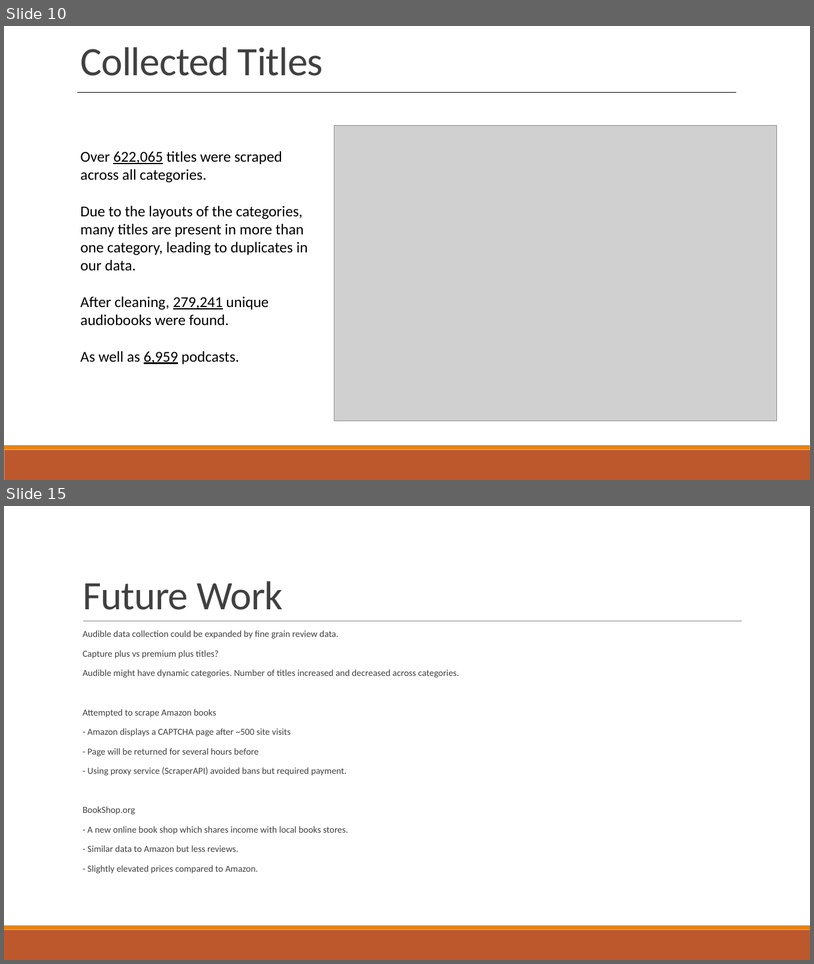
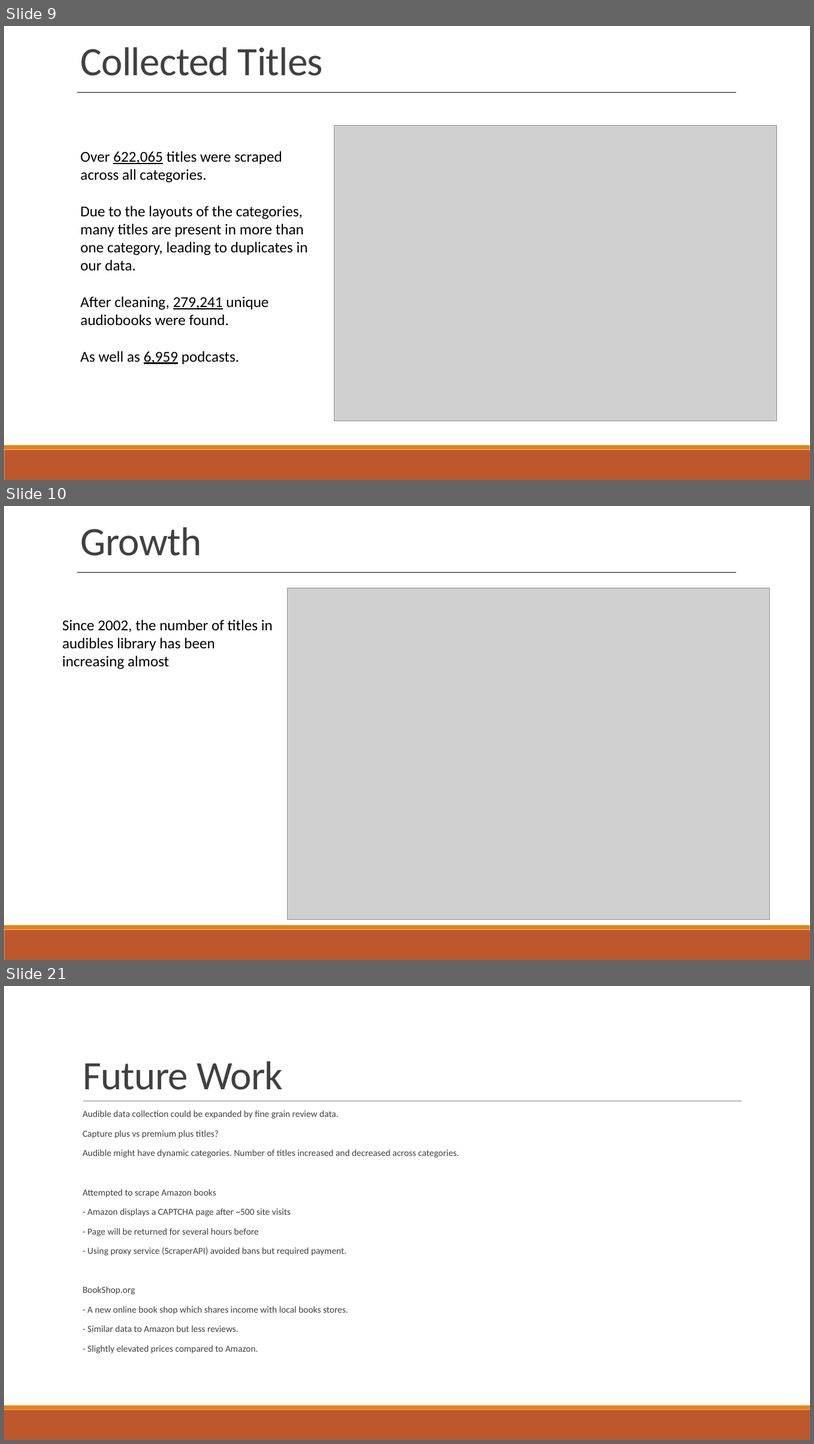
Before and after one commit to jwelch1123/finding_the_tree_in_the_forest, a slide deck: Presentation.pptx. Shown one above the other, each under a label of ours: slides 10 and 15 before the commit, slides 9, 10 and 21 after it; the slides between them are not shown. The pictures are 814x964 and 814x1444 pixels, drawn with LibreOffice and Linux fonts; fonts in the diff are those of the drawing; grey boxes stand for pictures. Boxes give left, top, right and bottom in pixels: in the first picture for what was removed or moved away, otherwise in the second. Text is boxed around its words. In the diff, an @@ line names an element or a change of style, - is before the commit and + after.

```diff
--- a/Presentation.pptx
+++ b/Presentation.pptx
@@ slide 10 added at <box>4,506,810,960</box>, background #FFFFFF; not listed: 2 template elements that a slide beside it also shows @@
@@ text added at <box>80,527,201,556</box>, 48 pt, text #404040 @@
+Growth
@@ line added from (78, 572) to (737, 572), #000000 0.25 pt @@
@@ picture added at <box>288,588,770,919</box> @@
@@ text added at <box>62,619,273,669</box>, 18 pt, text #000000 @@
+Since 2002, the number of titles in audibles library has been increasing almost
@@ what was slide 10 is now slide 9 @@
@@ what was slide 15 is now slide 21 @@
```
Also in this commit, not shown: 1 slide changed, 10 other slides added, 5 slides removed, 18 other files.
